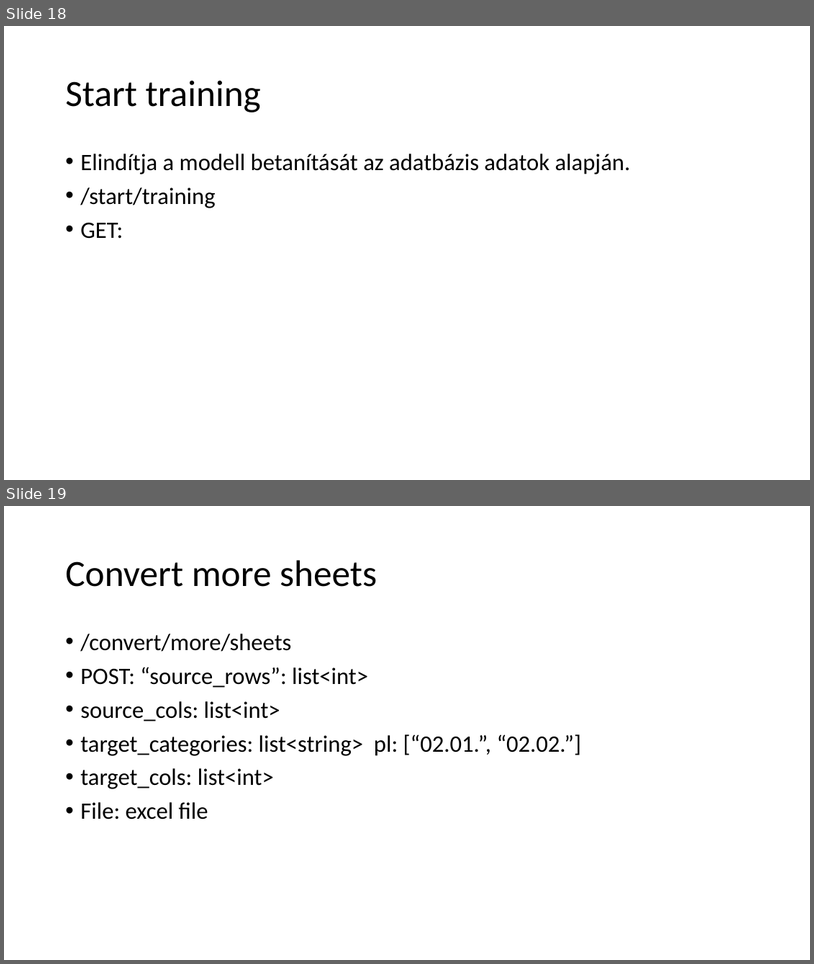
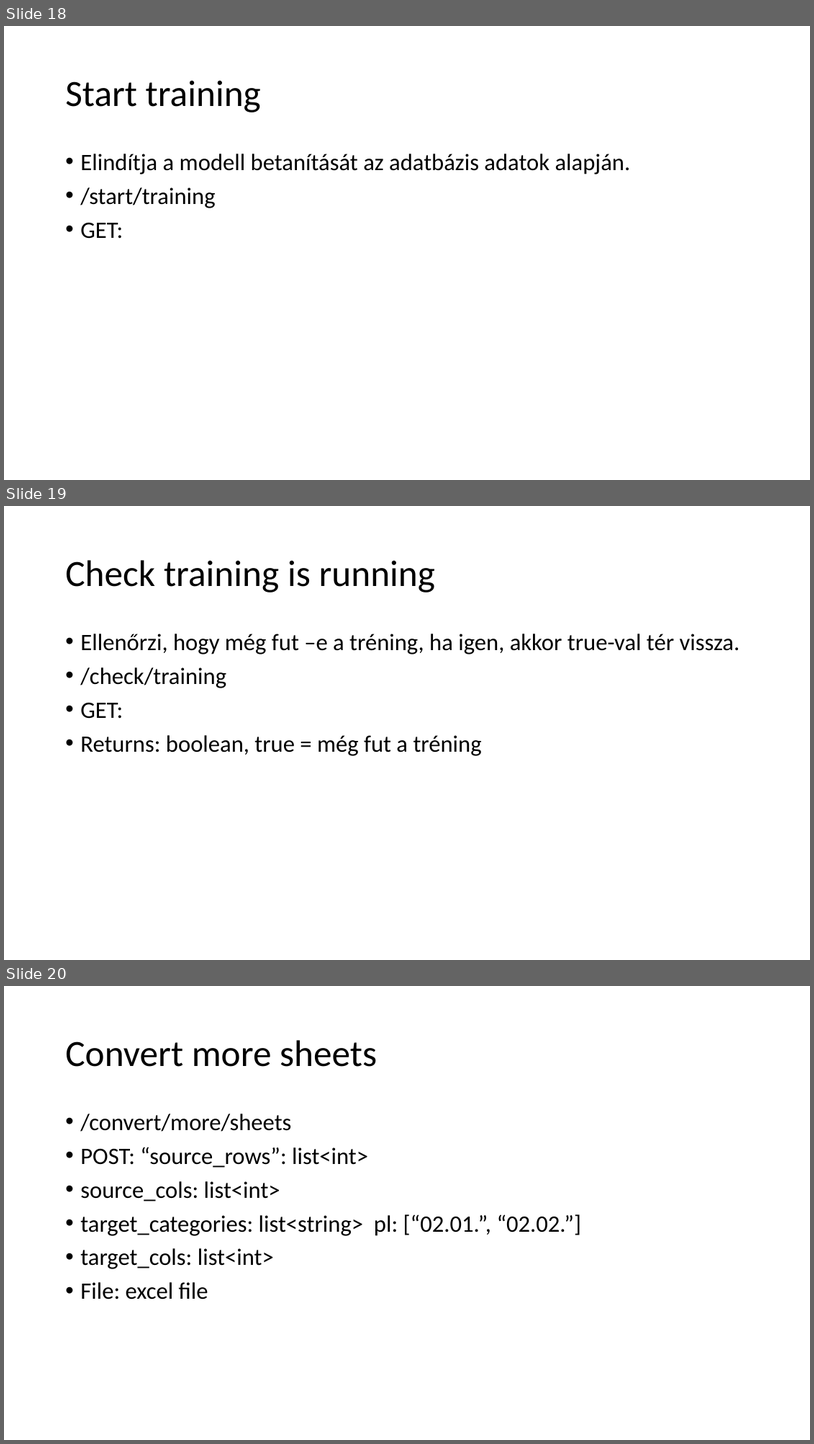
Before and after one commit to ejanos/strabag, a slide deck: python WebAPI.ppt. Shown one above the other, each under a label of ours: slides 18 and 19 before the commit, slides 18, 19 and 20 after it. The pictures are 814x964 and 814x1444 pixels, drawn with LibreOffice and Linux fonts; fonts in the diff are those of the drawing. Boxes give left, top, right and bottom in pixels: in the first picture for what was removed or moved away, otherwise in the second. Text is boxed around its words. In the diff, an @@ line names an element or a change of style, - is before the commit and + after.

Commit message:
Check training is running

```diff
--- a/python WebAPI.ppt
+++ b/python WebAPI.ppt
@@ slide 19 added at (4, 506, 810, 960), background #FFFFFF @@
@@ title added at (65, 560, 436, 592), 44 pt, text #000000 @@
+Check training is running
@@ text added at (80, 633, 741, 756), 28 pt, text #000000 @@
+• Ellenőrzi, hogy még fut –e a tréning, ha igen, akkor true-val tér vissza.
+• /check/training
+• GET:
+• Returns: boolean, true = még fut a tréning
@@ what was slide 19 is now slide 20 @@
```
Also in this commit, not shown: 1 other file.
